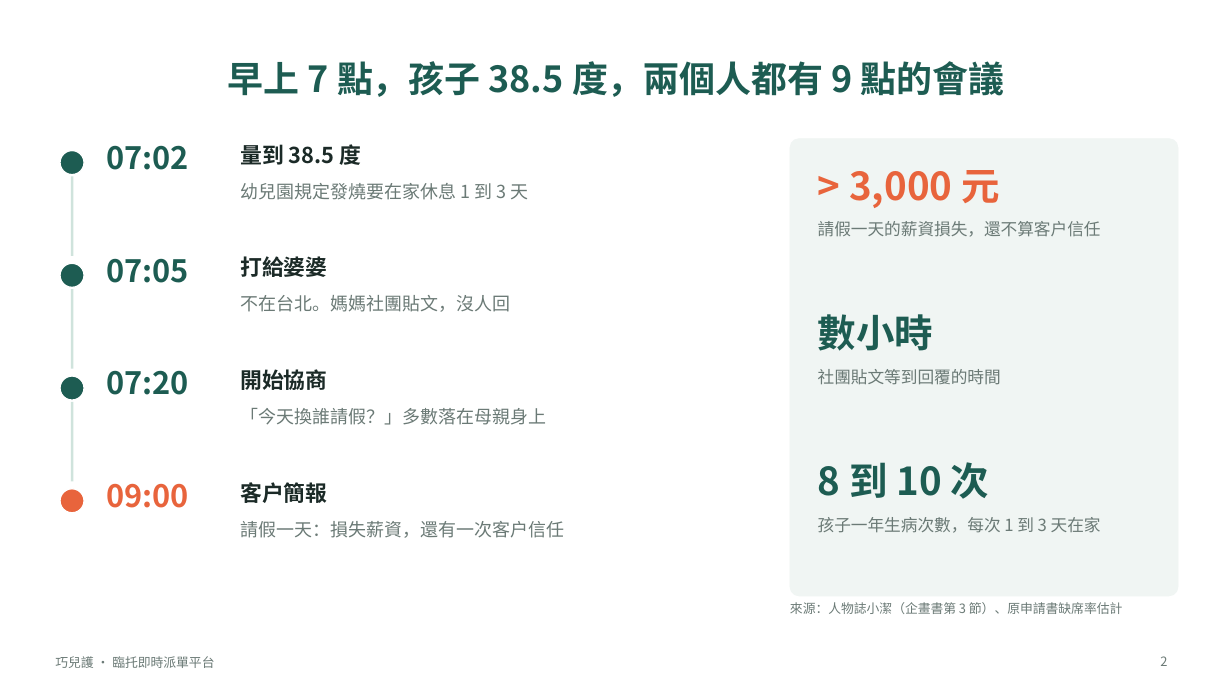
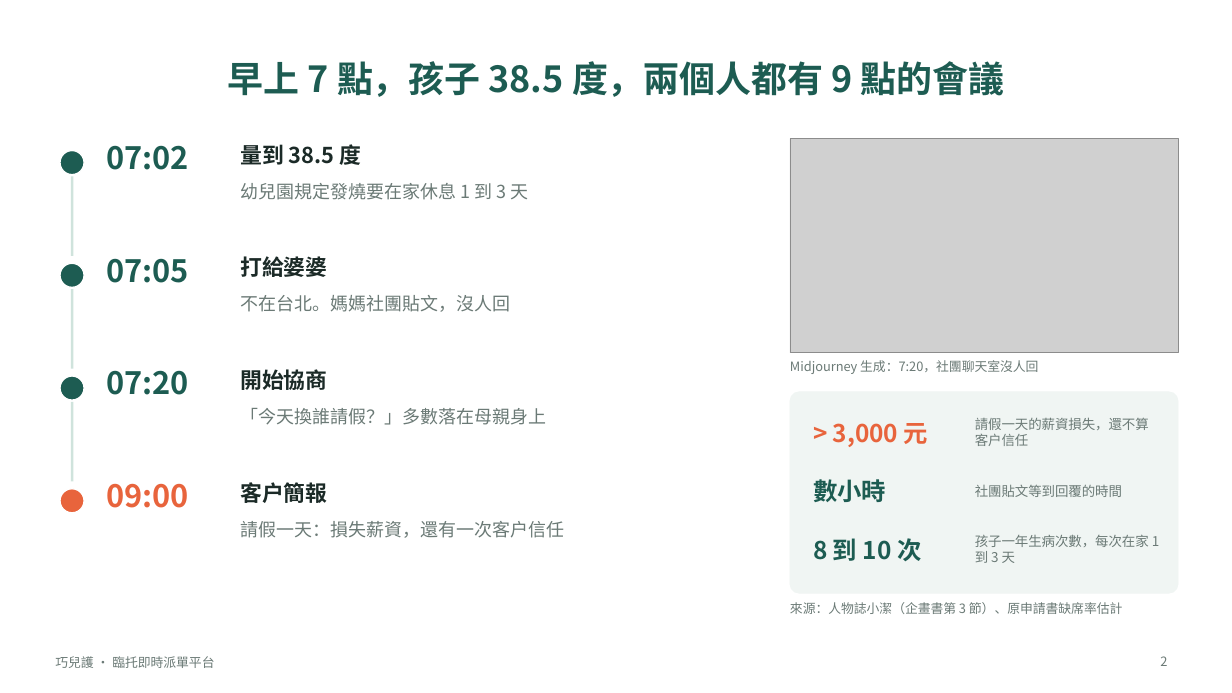
Before and after one commit to henrylee0324/qiaoerhu-mini-proj, a slide deck: slide 2 of 巧兒護_簡報.pptx. Drawn at 1232x693 pixels with LibreOffice and Linux fonts; fonts in the diff are those of the drawing; grey boxes stand for pictures. Boxes give left, top, right and bottom in pixels: in the first picture for what was removed or moved away, otherwise in the second. Text is boxed around its words. In the diff, an @@ line names an element or a change of style, - is before the commit and + after.

```diff
--- a/巧兒護_簡報.pptx
+++ b/巧兒護_簡報.pptx
@@ picture added at <box>790,139,1178,353</box> @@
@@ text added at <box>790,360,1038,374</box>, 10 pt, text #6B7A76 @@
+Midjourney 生成：7:20，社團聊天室沒人回
@@ rounded rectangle: place and size @@
-rounded rectangle at <box>790,139,1178,596</box>
+rounded rectangle at <box>790,392,1178,593</box>
@@ rounded rectangle at <box>790,392,1178,593</box>: proportions changed @@
@@ text "> 3,000 元": place and size @@
-text "> 3,000 元" at <box>849,170,999,208</box>
+text "> 3,000 元" at <box>833,423,928,447</box>
@@ text "請假一天的薪資損失，還不算客戶信任" at <box>975,417,1149,446</box>: size 13 to 10.5 pt; vertical alignment top to middle @@
@@ text "請假一天的薪資損失，還不算客戶信任": place and size @@
-text "請假一天的薪資損失，還不算客戶信任" at <box>818,221,1101,237</box>
+text "請假一天的薪資損失，還不算客戶信任" at <box>975,417,1149,446</box>
@@ size 30 to 19 pt; vertical alignment top to middle in 3 elements at <box>813,538,921,561</box>, <box>833,423,928,447</box>, <box>813,479,886,502</box> @@
@@ text "數小時": place and size @@
-text "數小時" at <box>818,314,933,351</box>
+text "數小時" at <box>813,479,886,502</box>
@@ text "社團貼文等到回覆的時間": place and size @@
-text "社團貼文等到回覆的時間" at <box>818,369,1001,385</box>
+text "社團貼文等到回覆的時間" at <box>975,485,1122,497</box>
@@ text "社團貼文等到回覆的時間" at <box>975,485,1122,497</box>: size 13 to 10.5 pt; vertical alignment top to middle @@
@@ text "8 到 10 次": place and size @@
-text "8 到 10 次" at <box>818,462,989,499</box>
+text "8 到 10 次" at <box>813,538,921,561</box>
@@ text at <box>975,535,1159,563</box>: text changed; size 13 to 10.5 pt @@
-孩子一年生病次數，每次 1 到 3 天在家
+孩子一年生病次數，每次在家 1 到 3 天
@@ text "孩子一年生病次數，每次在家 1 到 3 天" at <box>975,535,1159,563</box>: vertical alignment top to middle @@
```
Also in this commit, not shown: 1 other slide changed, 1 slide added, 6 other files.
